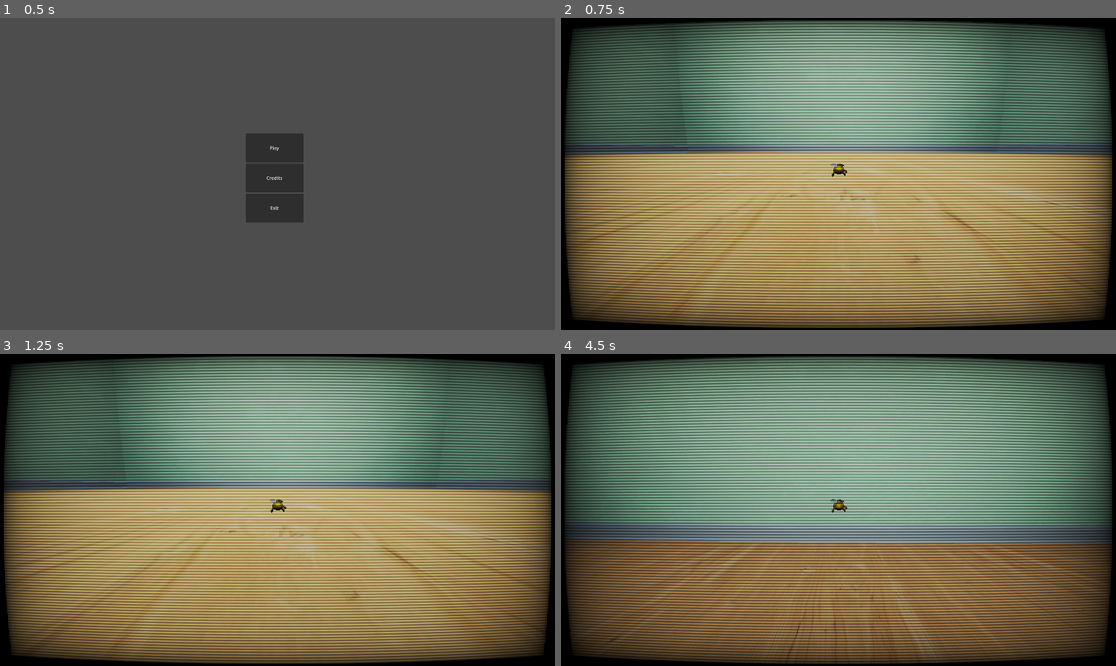
Above: before the commit, frames 1-4 (two rows, left to right).
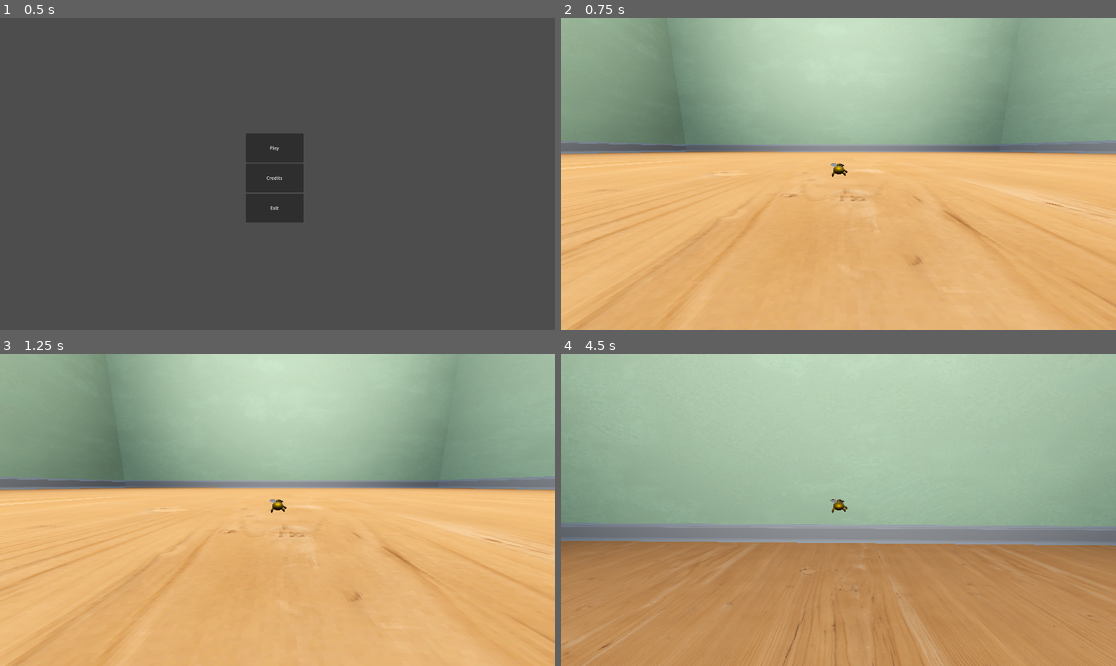
Above: after the commit, the same moments.

Repository: Grispys/gamejam
Game: Godot game, scene res://scenes/menu.tscn
The game is run twice, just before and just after one commit, with the same random seed, the same clock (stepped at 60 frames per second) and the same inputs.
Inputs:
- Up to frame 1 (0.5 s): no input
- Up to frame 2 (0.75 s): click "Play" at 0.5 s
- Up to frame 3 (1.25 s): no input
- Up to frame 4 (4.5 s): hold E (interact) 1.28-2.03 s; hold W (move_forward) from 1.28 s (still down); tap Space (fly) at 2.1 s; tap E (interact) at 2.3, 3.6 s; hold E (interact) 2.78-3.53 s; hold Space (fly) from 4.28 s (still down)

Frame 1 is identical in both runs. In frame 2, 89% of the frame differs, in the area x 0-100%, y 0-100%; in frame 3, 89%; in frame 4, 90%.

Commit message:
added interactable hitboxes for the fruits

Diff:
--- /dev/null
+++ b/PlayerInteractor.tscn
@@ -0,0 +1,7 @@
+[gd_scene load_steps=3 format=3 uid="uid://duopktf1hucse"]
+
+[ext_resource type="PackedScene" uid="uid://clgp78sdbcoor" path="res://interaction/Interactor.tscn" id="1_afukt"]
+[ext_resource type="Script" path="res://interaction/PlayerInteractor.gd" id="2_pgr0x"]
+
+[node name="PlayerInteractor" instance=ExtResource("1_afukt")]
+script = ExtResource("2_pgr0x")
--- a/scenes/main.tscn
+++ b/scenes/main.tscn
@@ -188,6 +188,7 @@
 shape = SubResource("ConvexPolygonShape3D_bgt8v")
 
 [node name="CanvasLayer" type="CanvasLayer" parent="."]
+visible = false
 
 [node name="ColorRect" type="ColorRect" parent="CanvasLayer"]
 material = SubResource("ShaderMaterial_vg1rs")
--- a/scenes/player.tscn
+++ b/scenes/player.tscn
@@ -1,9 +1,13 @@
-[gd_scene load_steps=4 format=3 uid="uid://dh6l5h8jc6lmn"]
+[gd_scene load_steps=6 format=3 uid="uid://dh6l5h8jc6lmn"]
 
 [ext_resource type="Script" path="res://player/player.gd" id="1_ovglo"]
 [ext_resource type="PackedScene" uid="uid://b5637yq0oby3x" path="res://models/fruitfly.glb" id="2_b0ogy"]
+[ext_resource type="PackedScene" uid="uid://duopktf1hucse" path="res://PlayerInteractor.tscn" id="3_15ewg"]
 
 [sub_resource type="SphereShape3D" id="SphereShape3D_hl18r"]
+
+[sub_resource type="BoxShape3D" id="BoxShape3D_11mvy"]
+size = Vector3(3.00928, 2.17236, 3.70874)
 
 [node name="player" type="CharacterBody3D"]
 script = ExtResource("1_ovglo")
@@ -23,3 +27,12 @@
 [node name="Camera3D" type="Camera3D" parent="SpringArm3D"]
 transform = Transform3D(1, 0, 0, 0, 1, 0, 0, 0, 1, -0.035326, 0.140046, 4.63432)
 fov = 90.0
+
+[node name="PlayerInteractor" parent="." node_paths=PackedStringArray("player") instance=ExtResource("3_15ewg")]
+player = NodePath("..")
+
+[node name="CollisionShape3D" parent="PlayerInteractor" index="0"]
+transform = Transform3D(1, 0, 0, 0, 1, 0, 0, 0, 1, 0.0211716, 1.31341, -1.35437)
+shape = SubResource("BoxShape3D_11mvy")
+
+[editable path="PlayerInteractor"]
